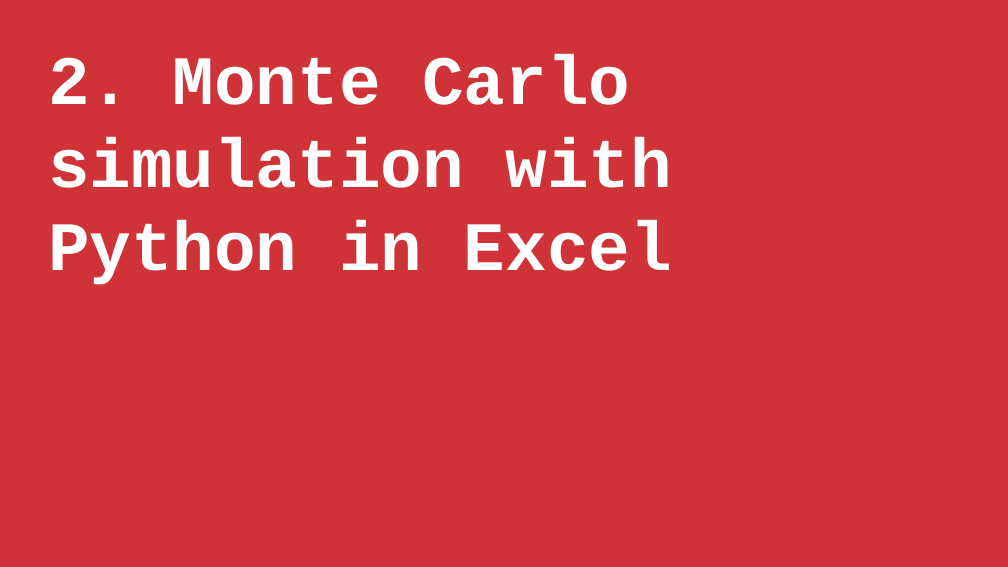
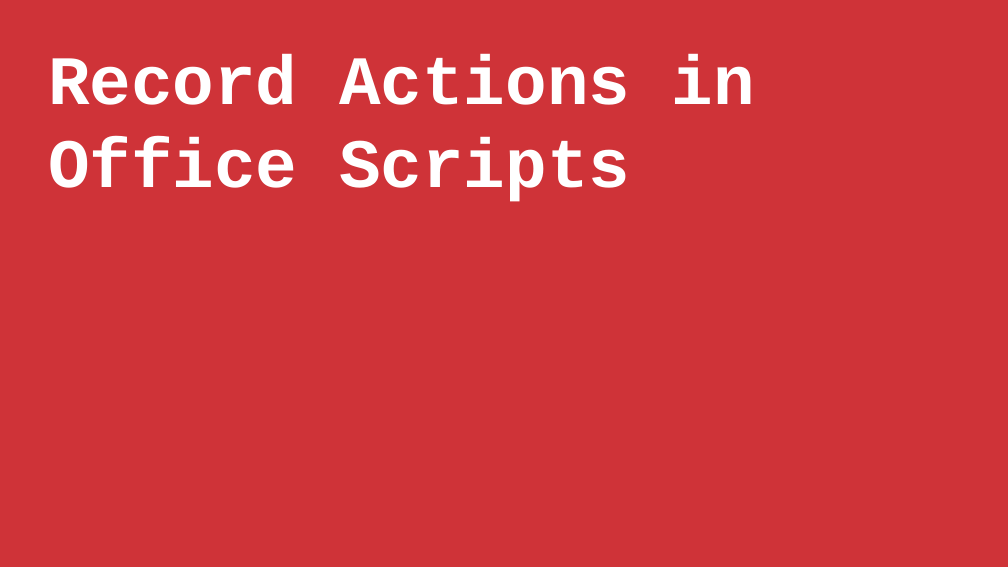
Before and after one commit to stringfestdata/first-steps-office-scripts, a slide deck: slide 9 of first-steps-office-scripts.pptx (slide 8 before the commit). Drawn at 1008x567 pixels with LibreOffice and Linux fonts; fonts in the diff are those of the drawing. Boxes give left, top, right and bottom in pixels: in the first picture for what was removed or moved away, otherwise in the second. Text is boxed around its words. In the diff, an @@ line names an element or a change of style, - is before the commit and + after.

```diff
--- a/first-steps-office-scripts.pptx
+++ b/first-steps-office-scripts.pptx
@@ text at (x1=48, y1=54, x2=755, y2=202): text changed @@
-2. Monte Carlo simulation with Python in Excel
+Record Actions in Office Scripts
```
Also in this commit, not shown: 1 other slide changed, 11 slides added, 10 slides removed, 3 other files.
